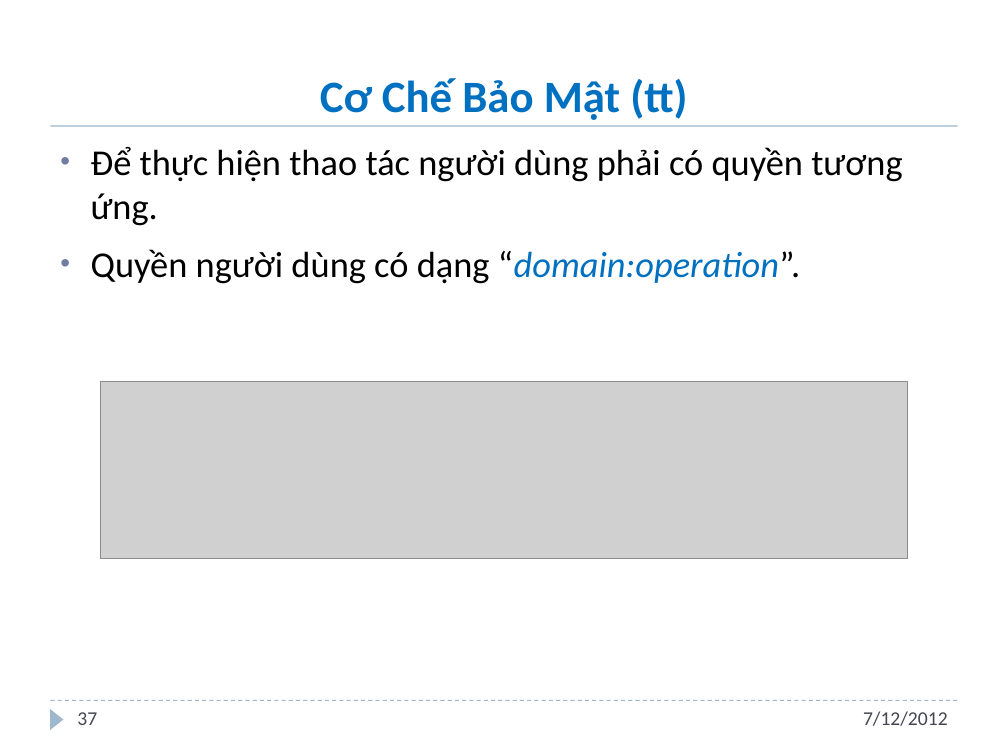
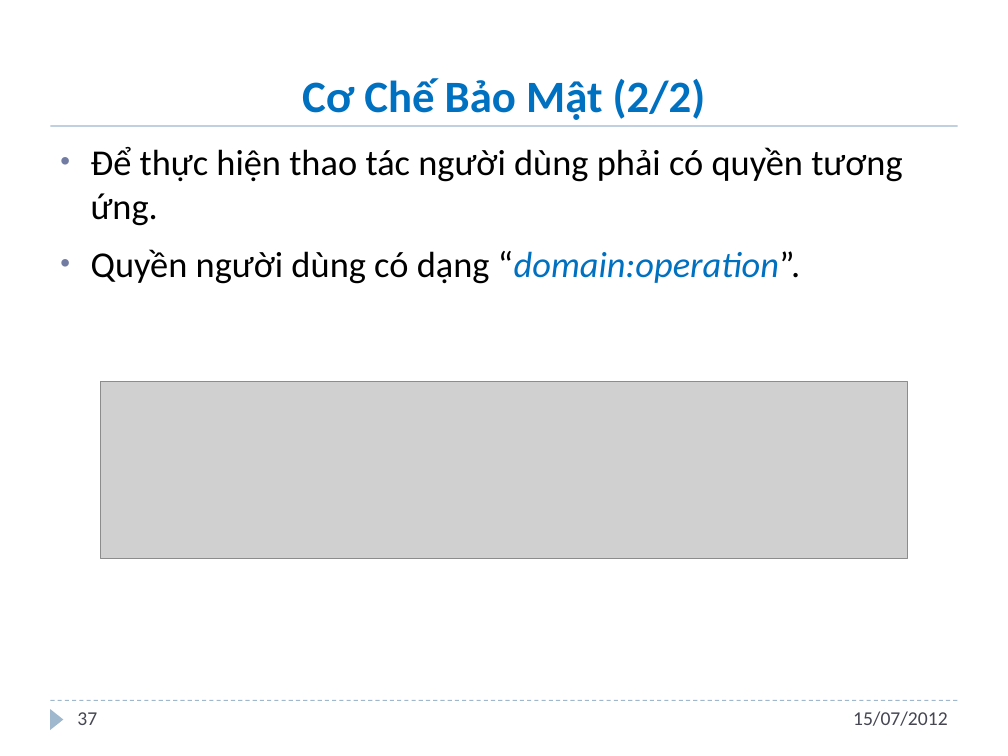
Before and after one commit to andungtra/he-thong-quan-ly-tuong-tac, a slide deck: slide 37 of Report/ppt/Presentation.pptx. Drawn at 1008x756 pixels with LibreOffice and Linux fonts; fonts in the diff are those of the drawing; grey boxes stand for pictures; background and template pictures are left out. Boxes give left, top, right and bottom in pixels: in the first picture for what was removed or moved away, otherwise in the second. Text is boxed around its words. In the diff, an @@ line names an element or a change of style, - is before the commit and + after.

```diff
--- a/Report/ppt/Presentation.pptx
+++ b/Report/ppt/Presentation.pptx
@@ title at bbox=[302, 78, 706, 120]: text changed @@
-Cơ Chế Bảo Mật (tt)
+Cơ Chế Bảo Mật (2/2)
@@ text at bbox=[853, 711, 948, 726]: text changed @@
-7/12/2012
+15/07/2012
```
Also in this commit, not shown: 43 other slides changed, 2 slides added, 1 other file.
